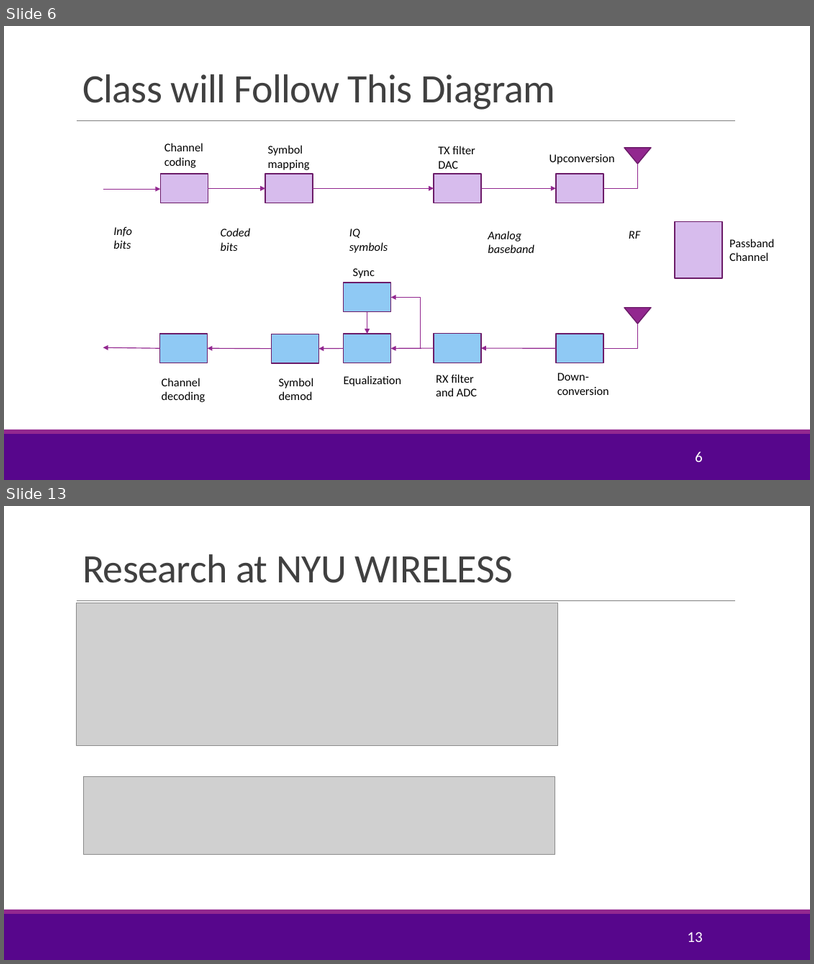
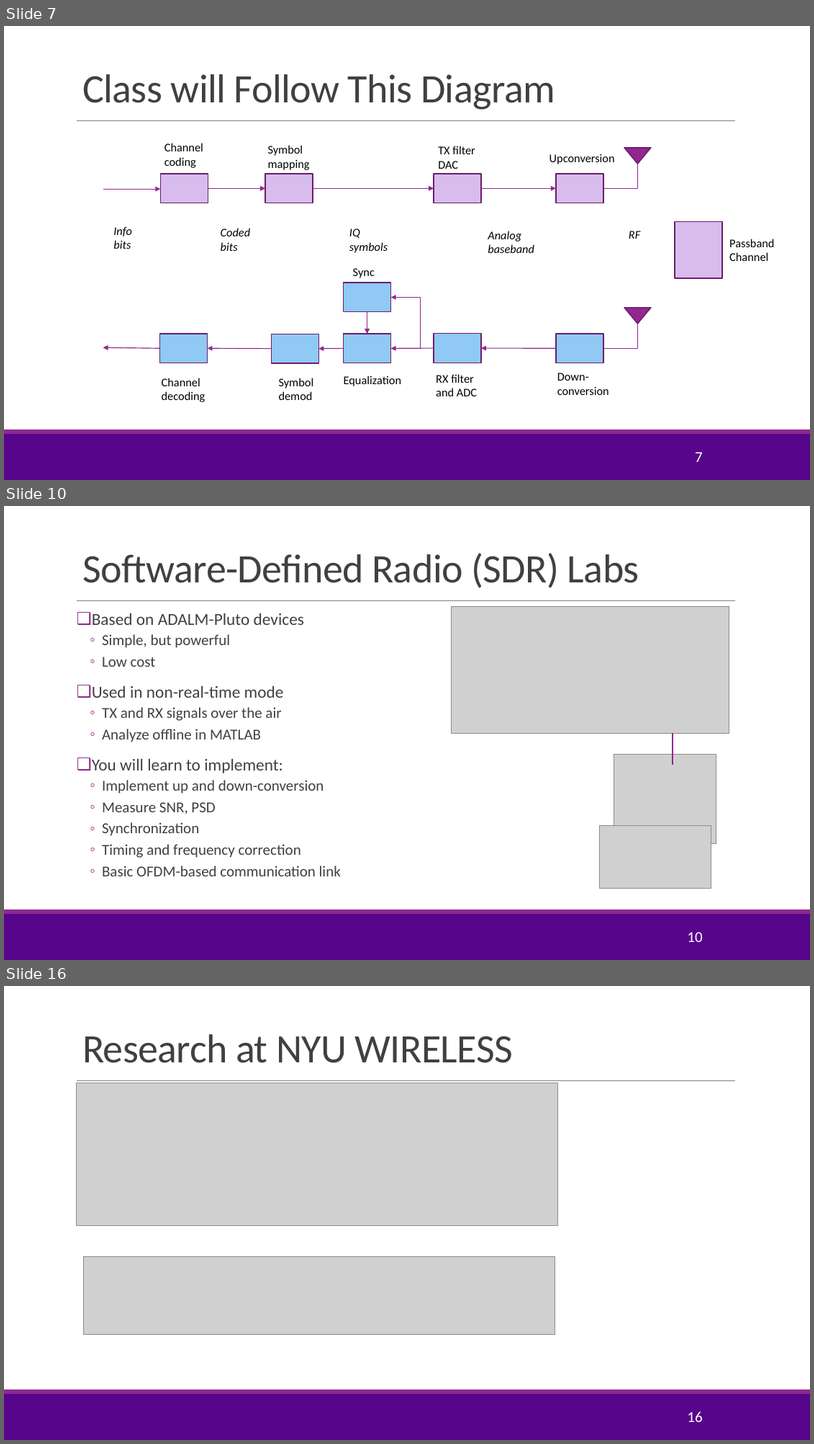
Before and after one commit to sdrangan/digitalcomm, a slide deck: Lectures/CourseAdmin.pptx. Shown one above the other, each under a label of ours: slides 6 and 13 before the commit, slides 7, 10 and 16 after it; the slides between them are not shown. The pictures are 814x964 and 814x1444 pixels, drawn with LibreOffice and Linux fonts; fonts in the diff are those of the drawing; grey boxes stand for pictures; background and template pictures are left out. Boxes give left, top, right and bottom in pixels: in the first picture for what was removed or moved away, otherwise in the second. Text is boxed around its words. In the diff, an @@ line names an element or a change of style, - is before the commit and + after.

```diff
--- a/Lectures/CourseAdmin.pptx
+++ b/Lectures/CourseAdmin.pptx
@@ slide 10 added at bbox=[4, 506, 810, 960], background #FFFFFF; not listed: 3 template elements that a slide beside it also shows @@
@@ title added at bbox=[82, 553, 640, 588], 48 pt, text #404040 @@
+Software-Defined Radio (SDR) Labs
@@ text added at bbox=[92, 613, 341, 876], 18 pt, text #404040 @@
+❑ Based on ADALM-Pluto devices
+  ◦ Simple, but powerful
+  ◦ Low cost
+❑ Used in non-real-time mode
+  ◦ TX and RX signals over the air
+  ◦ Analyze offline in MATLAB
+❑ You will learn to implement:
+  ◦ Implement up and down-conversion
+  ◦ Measure SNR, PSD
+  ◦ Synchronization
+  ◦ Timing and frequency correction
+  ◦ Basic OFDM-based communication link
@@ picture added at bbox=[451, 606, 729, 733] @@
@@ line added from (673, 733) to (673, 764), #92278F 1 pt @@
@@ picture added at bbox=[615, 754, 717, 844] @@
@@ picture added at bbox=[600, 826, 711, 888] @@
@@ page number added at bbox=[687, 932, 702, 942], 18 pt, text #FFFFFF @@
+10
@@ what was slide 6 is now slide 7 @@
@@ page number at bbox=[695, 452, 703, 462]: text changed @@
-6
+7
@@ what was slide 13 is now slide 16 @@
@@ page number at bbox=[687, 1411, 702, 1422]: text changed @@
-13
+16
```
Also in this commit, not shown: 9 slides changed, 2 other slides added, 1 slide removed, 4 other files.
